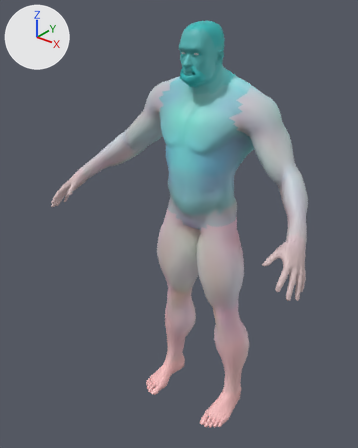
An edit to the glTF model assets/giant/giant.glb, drawn before and after from the same camera.
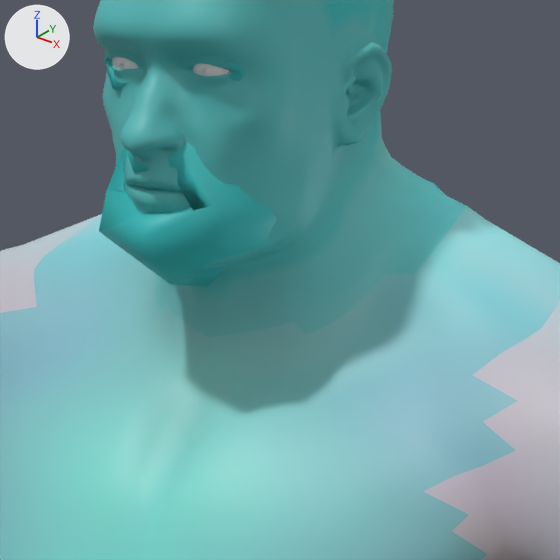
Old and new are each drawn whole from a camera (50 mm lens) standing at (2.357, -3.34, 3.911) and looking at (-0.105, -0.262, 2.002) and again close up on the part from 46% to 70% of the width and 10% to 29% of the height. Arrows for +X, +Y and +Z are at upper left; the lights stay in place. The last two pictures show the newer version. Vertices at exactly the same position are counted once.

In view in the first close-up: 'Body_Head', 'Body_Limbs', 'Body_Torso', 'ShadowProxy' and 1 more.
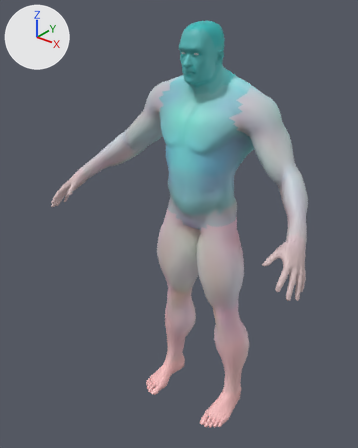
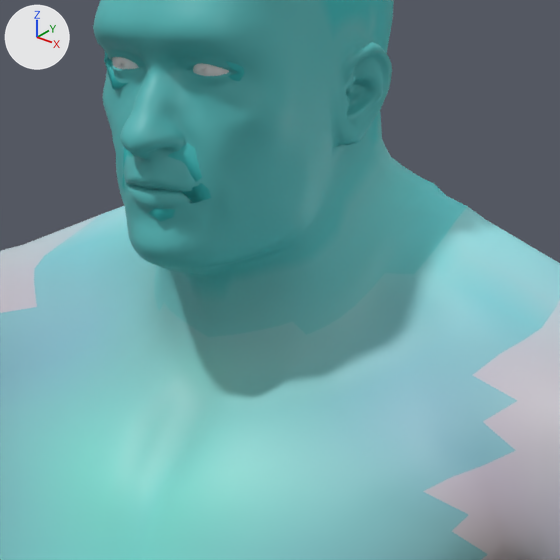
Changed parts and their boxes [x1, y1, x2, y2] in the close-ups (560 x 560 px; the box of a moved part takes in the faces that stretch with it):
```json
{"object": "ShadowProxy", "change": "reshaped", "before": [99, 51, 277, 286], "after": [104, 51, 244, 222], "on screen": "mostly hidden afterwards"}
{"part": 1, "of": "me_shadowproxy", "change": "moved or reshaped", "before": [99, 146, 277, 286], "after": [122, 147, 211, 222]}
```

The change, as JSON lines over the scene's bpy script:
```json
{"block": "me_shadowproxy", "where": "me_shadowproxy.from_pydata(...)  # 1252 vertices, 2500 faces; spans x -1.25..1.25, y -0.81..0.23, z 0.01..3.64"}
{"block": "me_shadowproxy", "where": "# used by ob_shadowproxy; location = (0.0, 0.0, 0.0)"}
{"block": "me_shadowproxy", "change": "me_shadowproxy part 1: 48 of 1252 vertices moved; they spanned x -0.09..0.11, y -0.33..-0.06, z 3.14..3.34 and now span x -0.11..0.11, y -0.3..-0.09, z 3.14..3.32; mean shift (0.0, -0.01, 0.0); largest move (-0.01, -0.15, 3.24) -> (-0.02, -0.18, 3.21)"}
```
